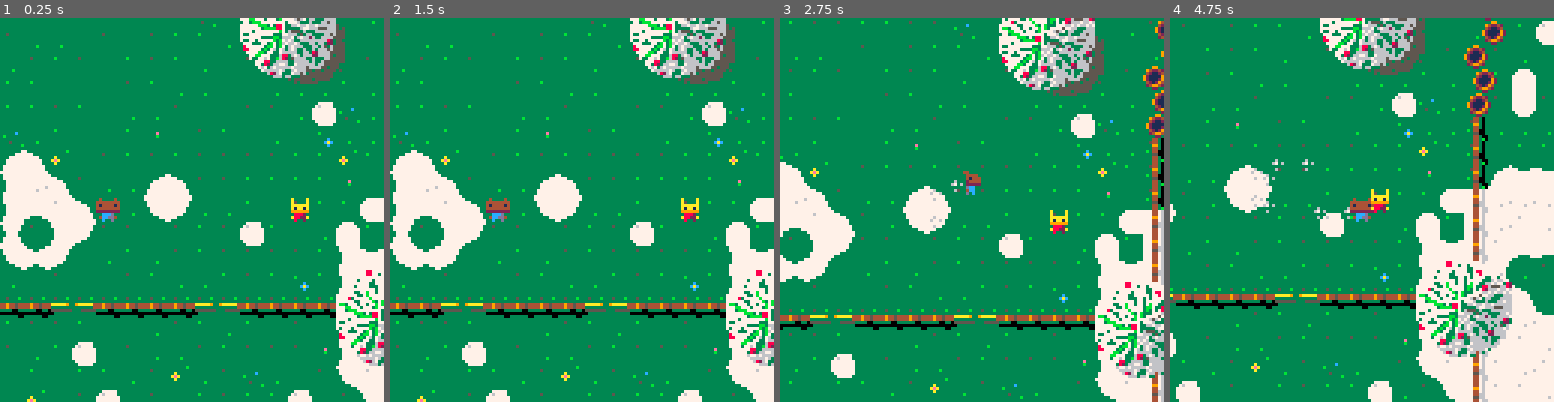
Above: before the commit, frames 1-4 (left to right).
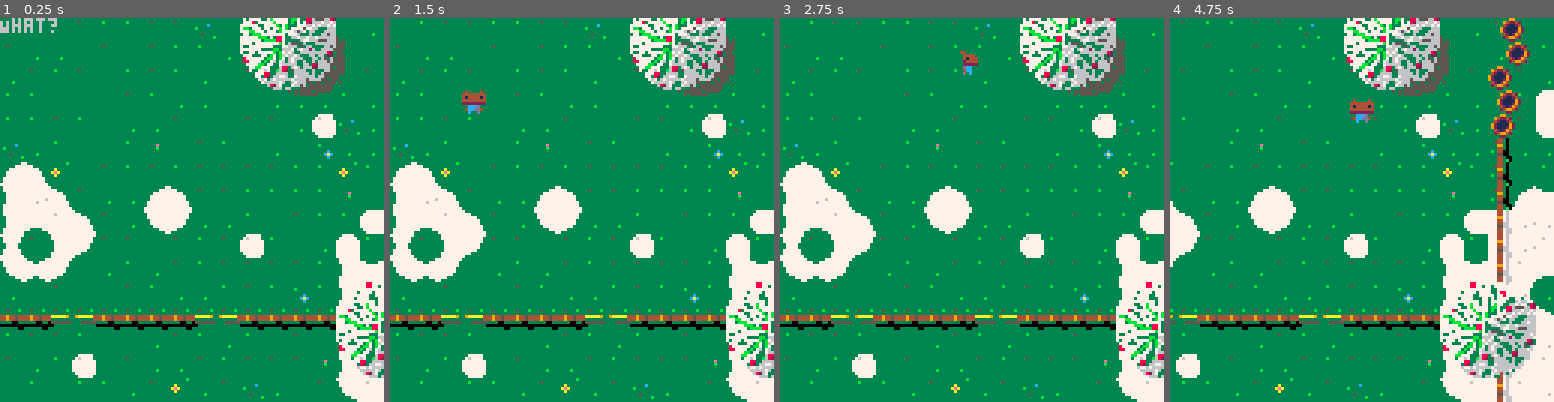
Above: after the commit, the same moments.

Repository: ElectricToy/pico-8
Game: PICO-8 cartridge snow.p8
The game is run twice, just before and just after one commit, with the same random seed, the same clock (stepped at 60 frames per second) and the same inputs.
Inputs:
- Up to frame 1 (0.25 s): no input
- Up to frame 2 (1.5 s): tap X (X key) at 0.33, 1.07 s; tap O (Z key) at 0.7 s
- Up to frame 3 (2.75 s): hold Right 1.6-2.1 s; tap O (Z key) at 1.7, 2.1, 2.5 s; tap X (X key) at 1.85 s; hold Up 2.15-2.42 s; hold Right from 2.47 s (still down)
- Up to frame 4 (4.75 s): tap O (Z key) every 0.4 s from 2.9 to 4.5 s; tap X (X key) at 2.97, 4.08 s; release Right at 3.03 s; hold Left 3.08-3.58 s; hold Down 3.63-3.97 s; hold Right 4.02-4.68 s; hold Up from 4.73 s (still down)

The runs differ from the first frame. In frame 1, 18% of the frame differs, in the area x 0-100%, y 0-100%; in frame 2, 18%; in frame 3, 22%; in frame 4, 31%.

Commit message:
Got gamestates roughly setup.

Diff:
--- a/snow.p8
+++ b/snow.p8
@@ -534,6 +534,8 @@
 
 	-- not fleeing. should we be?
 
+	if currentplayer == nil then return end
+
 	local delta = currentplayer.pos - self.pos
 
 	local maxresponsedistance = 3 * 8
@@ -647,9 +649,52 @@
 
 map_size = vector:new( 48, 25 )
 world_size = map_size * vector:new( 8, 8 )
-thecamera = vector:new( 0, 0 )
+
 bodies = {}
 footprints = {}
+
+thecamera = vector:new( 0, 0 )
+hider = nil
+seeker = nil
+
+function clearworld()
+	hider = nil
+	seeker = nil
+	bodies = {}
+	footprints = {}
+end
+
+function initializeworld()
+	clearworld()
+
+	tidymap()
+
+	-- setup the barrels
+
+		-- north
+	for i = 0, 4 do
+		local barrelxvariance = 1.0
+		local barrelyvariance = 0
+		local barrel = barrel:new( 8 * ( rnd( barrelxvariance ) + 15.75 + 0.5 * band( i, 1 ) ), 8 * ( rnd( barrelyvariance ) + 0 + i ) )
+	end
+
+		-- south
+	for i = 0, 7 do
+		local barrelxvariance = 0
+		local barrelyvariance = 0
+		local barrel = barrel:new( 8 * ( rnd( barrelxvariance ) + 31 + band( i, 1 ) ), 8 * ( rnd( barrelyvariance ) + 16.5 + i ) )
+	end
+
+	-- setup the chickens. oh yes.
+
+	for i = 1, 6 do
+		chicken:new( 8 * randinrange( 20, 28 ), 8 * randinrange( 2, 10 ) )
+	end
+	for i = 1, 6 do
+		local chicken = chicken:new( 8 * randinrange( 22, 30 ), 8 * randinrange( 12, 24 ) )
+		chicken:setbasesprite( 116 )
+	end
+end
 
 function eachbody( apply )
 	for body in all( bodies ) do
@@ -773,53 +818,136 @@
 	end
 end
 
+-- game states
+
+function ticks_to_seconds( ticks )
+	return flr( ticks / 30 )
+end
+
+gamestates = {}
+
+gamestates[ "initial" ] =
+{
+	beginstate = function( self )
+		-- music( 0 )
+		initializeworld()
+	end,
+
+	update = function( self )
+		if btn( 4, 0 ) or btn( 5, 0 ) then
+			-- start the game
+			gotostate( "hiding" )
+		end
+	end,
+
+	draw = function( self )
+		print( "What?" )
+	end,
+
+	endstate = function( self )
+	end
+}
+
+gamestates[ "hiding" ] =
+{
+	countdown = 30 * 60,
+	beginstate = function( self )
+		-- music( 0 )
+
+		hider = player:new( 3 * 8, 3 * 8 )
+		local controller = playercontroller:new( hider )
+
+		currentplayer = hider
+	end,
+
+	update = function( self )
+		self.countdown -= 1
+
+		if self.countdown <= 0 then
+			gotostate( "seeking_prepare" )
+		end
+	end,
+
+	draw = function( self )
+	end,
+
+	endstate = function( self )
+		hider.controller = nil
+	end
+}
+
+gamestates[ "seeking_prepare" ] =
+{
+	beginstate = function( self )
+		-- music( 0 )
+
+		seeker = player:new( 3 * 8, 3 * 8 )
+		seeker:setbasesprite( 68 )
+
+		currentplayer = seeker
+	end,
+
+	update = function( self )
+		if btn( 4, 0 ) or btn( 5, 0 ) then
+			-- start the game
+			gotostate( "seeking" )
+		end
+	end,
+
+	draw = function( self )
+	end,
+
+	endstate = function( self )
+	end
+}
+
+gamestates[ "seeking" ] =
+{
+	countdown = 30 * 60,
+	beginstate = function( self )
+		-- music( 0 )
+
+		local controller = playercontroller:new( seeker )
+	end,
+
+	update = function( self )
+		self.countdown -= 1
+
+		if self.countdown <= 0 then
+			gotostate( "seeking_prepare" )
+		end
+	end,
+
+	draw = function( self )
+	end,
+
+	endstate = function( self )
+		seeker.controller = nil
+	end
+}
+
+
+currentgamestate = nil
+
+function gotostate( name )
+	if currentgamestate then
+		currentgamestate:endstate()
+	end
+
+	currentgamestate = gamestates[ name ]
+	assert( currentgamestate )
+
+	currentgamestate:beginstate()
+end
+
+-- init ********************
+
 function _init()
 
 	printh( "starting." )
 
-	tidymap()
-
-	-- music( 0 )
-
-	-- for i = 1, 10 do
-	-- 	createbody( randinrange( 1, 128 ), randinrange( 1, 128 ), randinrange( 1, 8 ) )
-	-- end
-
-	-- setup the barrels
-
-	-- north
-	for i = 0, 4 do
-		local barrelxvariance = 1.0
-		local barrelyvariance = 0
-		local barrel = barrel:new( 8 * ( rnd( barrelxvariance ) + 15.75 + 0.5 * band( i, 1 ) ), 8 * ( rnd( barrelyvariance ) + 0 + i ) )
-	end
-
-	-- south
-	for i = 0, 7 do
-		local barrelxvariance = 0
-		local barrelyvariance = 0
-		local barrel = barrel:new( 8 * ( rnd( barrelxvariance ) + 31 + band( i, 1 ) ), 8 * ( rnd( barrelyvariance ) + 16.5 + i ) )
-	end
-
-	-- setup the players
-
-	local player1 = player:new( 32, 64 )
-	local playercontroller1 = playercontroller:new( player1 )
-
-	local player2 = player:new( 96, 64 )
-	player2:setbasesprite( 68 )
-
-	currentplayer = player1
-
-	-- setup the chickens. oh yes.
-
-	for i = 1, 6 do
-		chicken:new( 8 * randinrange( 20, 28 ), 8 * randinrange( 2, 10 ) )
-	end
-	for i = 1, 6 do
-		local chicken = chicken:new( 8 * randinrange( 22, 30 ), 8 * randinrange( 12, 24 ) )
-		chicken:setbasesprite( 116 )
-	end
+	gotostate( "initial" )
+
 end
 
 
@@ -934,6 +1062,10 @@
 
 function _update()
 
+	if currentgamestate then
+		currentgamestate:update()
+	end
+
 	eachcontroller( function( control )
 		control:update()
 	end )
@@ -958,7 +1090,9 @@
 
 	-- update thecamera
 
-	thecamera = currentplayer.pos
+	if currentplayer then
+		thecamera = currentplayer.pos
+	end
 end
 
 function _draw()
@@ -1018,6 +1152,9 @@
 	spr( 135, 37*8, 18*8, 4, 4 )
 	spr( 135, 37*8, -2*8, 4, 4 )
 
+	if currentgamestate then
+		currentgamestate:draw()
+	end
 
 end
 
